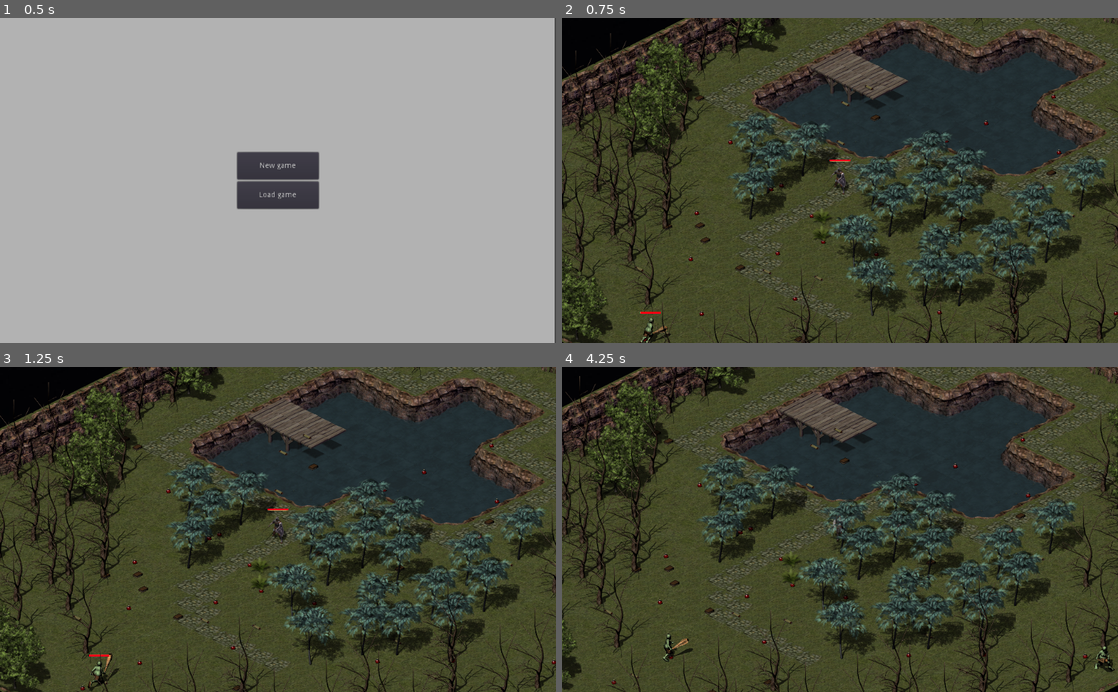
Above: before the commit, frames 1-4 (two rows, left to right).
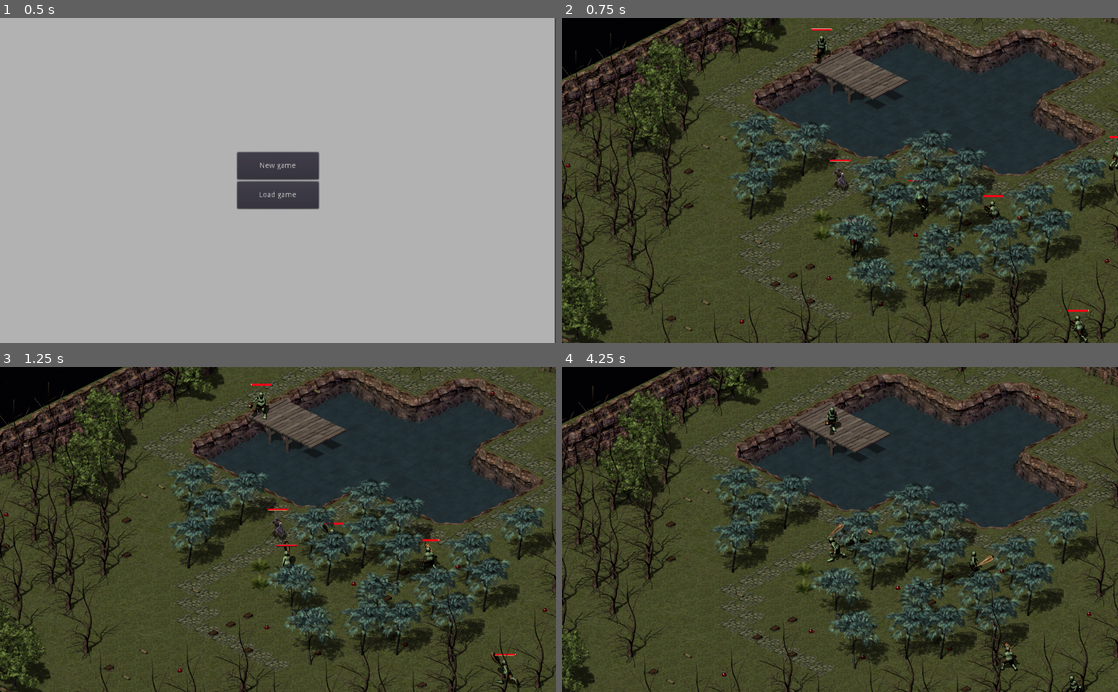
Above: after the commit, the same moments.

Repository: ShinLyan/RPG
Game: Godot game, scene res://scenes/Menu.tscn
The game is run twice, just before and just after one commit, with the same random seed, the same clock (stepped at 60 frames per second) and the same inputs.
Inputs (mouse positions are in pixels of both pictures, inside the frame that each line leads up to):
- Up to frame 1 (0.5 s): no input
- Up to frame 2 (0.75 s): click "New game" at 0.5 s
- Up to frame 3 (1.25 s): no input
- Up to frame 4 (4.25 s): move the mouse to (962, 513) at 1.27 s; hold Right (ui_right) 1.28-2.03 s; hold E (e_click) 1.28-2.03 s; right-click (962, 513) at 1.55 s; move the mouse to (728, 545) at 2.02 s; hold Down (ui_down) 2.03-2.78 s; right-click (728, 545) at 2.1 s; tap E (e_click) at 2.3, 3.6 s; move the mouse to (895, 458) at 2.77 s; hold Right (ui_right) 2.78-3.53 s; hold Alt (Alt) 2.78-3.53 s; right-click (895, 458) at 3.05 s; move the mouse to (812, 594) at 3.52 s; hold Up (ui_up) from 3.53 s (still down)

Frame 1 is identical in both runs. In frame 2, 1.5% of the frame differs, in the area x 0-100%, y 3-100%; in frame 3, 1.5%; in frame 4, 37%, in the area x 0-100%, y 0-100%.

Commit message:
fixed small bugs and added random generation of the position of mobs and objects within the map

Diff:
--- a/Scripts/Character.gd
+++ b/Scripts/Character.gd
@@ -40,11 +40,11 @@
 
 func pick(item):
 	if item.item_name == "hp_potion":
-		self.hp += 10
-		update_hp()
+		if self.hp < self.max_hp:
+			self.hp += 10
+			update_hp()
 	else:
 		self.inventory.add_item(item)
-
 	return true
 ###################################
 
--- a/Scripts/Fire.gd
+++ b/Scripts/Fire.gd
@@ -7,10 +7,11 @@
 export var direction = Vector2()
 
 
+var prev_pos = Vector2()
 
 
 func _physics_process(delta):
-	var prev_pos = position
+	prev_pos = position
 	var collision_info = move_and_collide(velocity.normalized() * delta * SPEED)
 	if velocity != Vector2():
 		if position.distance_to(prev_pos) <= 0.6:
@@ -20,7 +21,8 @@
 
 
 func _ready():
-	$Timer.start(1) # область, которая будет существовать 2 сек
+	$Timer.start(2) # область, которая будет существовать 2 сек
+	$FireArea.connect("fire_damage", self, "delete_fire")
 
 
 func _on_Timer_timeout():
@@ -28,3 +30,9 @@
 	if get_parent() != null:
 		get_parent().remove_child(self)
 		queue_free()
+
+
+func delete_fire():
+	if get_parent() != null:
+		get_parent().remove_child(self)
+		queue_free()
--- a/Scripts/FireArea.gd
+++ b/Scripts/FireArea.gd
@@ -3,29 +3,13 @@
 var damaged = false # урон еще был не нанесен, чтобы урон не нанести дважды
 
 
-func _process(delta):
-	if not damaged and get_overlapping_bodies() != []: # если какое-то тело находится в области
+func _on_FireArea_body_entered(body):
+	if get_overlapping_bodies() != []: # если какое-то тело находится в области
 		for i in get_overlapping_bodies(): # по каждому телу, пересекающимся области проходим
 			if i in get_tree().get_nodes_in_group(GlobalVars.troll_group): # если тело i принадлежит группе троллей
 				i.reduce_hp(10) # наносим урон
-				get_parent().remove_and_skip()
-				queue_free()
+	$Timer2.start(0.1)
 
 
-
-
-"""
-func _on_FireArea_area_entered(area):
-	if not damaged and get_overlapping_bodies() != []: # если какое-то тело находится в области
-		for i in get_overlapping_bodies(): # по каждому телу, пересекающимся области проходим
-
-			print(get_overlapping_bodies())
-
-			if i in get_tree().get_nodes_in_group(GlobalVars.troll_group): # если тело i принадлежит группе троллей
-				i.reduce_hp(10) # наносим урон
-		#damaged = true
-"""
-
-
-func _on_FireArea_body_entered(body):
-	pass
+func _on_Timer2_timeout():
+	emit_signal("fire_damage") # выпускаем сигнал что нужно удалять узел
--- a/Scripts/StartWorld.gd
+++ b/Scripts/StartWorld.gd
@@ -1,4 +1,27 @@
 extends Node2D
+
+
+func _ready():
+	create_file_map()
+	var walkable_cells_list = generate_walkable_cells()
+	create_items(walkable_cells_list)
+	create_trolls(walkable_cells_list)
+
+
+func generate_walkable_cells(): # формирует список точек, по которым можно ходить
+	var obstacles = $YSort/Tree.get_used_cells() # добавляем деревья
+	obstacles += $YSort/Border.get_used_cells() # добавляем стены
+	obstacles += $GroundBottom.get_used_cells() # добавляем озеро
+	obstacles += $Bridge/Bridge.get_used_cells() # добавляем мост
+	var rect = $YSort/Border.get_used_rect()
+	var walkable_cells_list = []
+	for y in range(rect.position[1], rect.position[1] + rect.size[1]):
+		for x in range(rect.position[0], rect.position[0] + rect.size[0]):
+			var point = Vector2(x, y)
+			if point in obstacles:
+				continue
+			walkable_cells_list.append(point)
+	return walkable_cells_list
 
 
 # Инвентарь и предметы
@@ -13,7 +36,7 @@
 	new_item.position = Vector2(x, y)
 
 
-func create_items():
+func create_items(walkable_cells_list = []):
 	var items = [ # список предметов с названиями и связками
 		# предмет, количество предметов в связке, может стакаться или нет
 		["book", 8, {"can_stack":true}],
@@ -22,7 +45,7 @@
 		["coins", 100, {"can_stack":true}]
 		]
 
-	var num_items = 50 # количество генерируемых предметов на карте
+	var num_items = 100 # количество генерируемых предметов на карте
 
 	# генерируем предметы на карте рандомным образом
 	for i in range(num_items):
@@ -39,13 +62,35 @@
 		# передаем список названий
 		new_item.set_item(items[num_rand])
 
-		new_item.position = Vector2(int(rand_range(0, 900)), int(rand_range(0, 500)))
+		# выбираем рандомно ячейку, в которую заспавним предмет
+		var pos_rand = int(rand_range(0, len(walkable_cells_list) - 1))
+		# задаём координаты прдемету
+		new_item.position = transform2dToIso(walkable_cells_list[pos_rand])
 ##########################
 
+func transform2dToIso(VecList):
+	var isoX = VecList[0]
+	var isoY = VecList[1]
+	var X2D = (isoX - isoY) * 32
+	var Y2D = 16 + (isoX + isoY) * 16
+	return Vector2(X2D, Y2D)
 
-func _ready():
-	create_items()
-	create_map()
+
+onready var troll = preload("res://Scenes/Troll.tscn")
+
+
+func create_trolls(walkable_cells_list = []):
+	var num_trolls = 10 # количество генерируемых предметов на карте
+	# генерируем троллей на карте рандомным образом
+	for i in range(num_trolls):
+		# instance - создает объект по примеру исходной сцены
+		var new_troll = troll.instance() # создаём тролля
+		randomize()
+		# выбираем рандомно ячейку, в которую заспавним предмет
+		var pos_rand = int(rand_range(0, len(walkable_cells_list) - 1))
+
+		new_troll.position = transform2dToIso(walkable_cells_list[pos_rand])
+		$YSort.add_child(new_troll)
 
 
 func get_player():
@@ -62,7 +107,7 @@
 
 
 # Создание карты
-func create_map():
+func create_file_map():
 	# выгрузка карты в файл
 	var rect = $YSort/Border.get_used_rect()
 	var matrix = []
--- a/scenes/Fire.tscn
+++ b/scenes/Fire.tscn
@@ -5,10 +5,10 @@
 [ext_resource path="res://Scripts/FireArea.gd" type="Script" id=3]
 
 [sub_resource type="CircleShape2D" id=1]
-radius = 15.0333
+radius = 14.0357
 
 [sub_resource type="CircleShape2D" id=2]
-radius = 28.0
+radius = 18.0278
 
 [node name="Fire" type="KinematicBody2D"]
 script = ExtResource( 2 )
@@ -31,6 +31,8 @@
 [node name="CollisionShape2D" type="CollisionShape2D" parent="FireArea"]
 shape = SubResource( 2 )
 
+[node name="Timer2" type="Timer" parent="FireArea"]
+
 [connection signal="timeout" from="Timer" to="." method="_on_Timer_timeout"]
 [connection signal="area_entered" from="FireArea" to="FireArea" method="_on_FireArea_area_entered"]
 [connection signal="body_entered" from="FireArea" to="FireArea" method="_on_FireArea_body_entered"]
--- a/scenes/Hero.tscn
+++ b/scenes/Hero.tscn
@@ -4893,7 +4893,7 @@
 texture = ExtResource( 4 )
 hframes = 32
 vframes = 8
-frame = 192
+frame = 195
 region_rect = Rect2( 0, 0, 256, 256 )
 
 [node name="Body" type="Sprite" parent="."]
@@ -4901,7 +4901,7 @@
 texture = ExtResource( 2 )
 hframes = 32
 vframes = 8
-frame = 192
+frame = 195
 region_rect = Rect2( 0, 0, 256, 256 )
 
 [node name="Hand" type="Sprite" parent="."]
@@ -4909,7 +4909,7 @@
 texture = ExtResource( 3 )
 hframes = 32
 vframes = 8
-frame = 192
+frame = 195
 region_rect = Rect2( 0, 0, 256, 256 )
 
 [node name="Legs" type="Sprite" parent="."]
@@ -4917,7 +4917,7 @@
 texture = ExtResource( 6 )
 hframes = 32
 vframes = 8
-frame = 192
+frame = 195
 region_rect = Rect2( 0, 0, 256, 256 )
 
 [node name="Feet" type="Sprite" parent="."]
@@ -4925,7 +4925,7 @@
 texture = ExtResource( 5 )
 hframes = 32
 vframes = 8
-frame = 192
+frame = 195
 region_rect = Rect2( 0, 0, 256, 256 )
 
 [node name="Weapon" type="Sprite" parent="."]
@@ -4933,7 +4933,7 @@
 texture = ExtResource( 7 )
 hframes = 32
 vframes = 8
-frame = 192
+frame = 195
 region_rect = Rect2( 0, 0, 256, 256 )
 
 [node name="Shield" type="Sprite" parent="."]
@@ -4941,7 +4941,7 @@
 texture = ExtResource( 1 )
 hframes = 32
 vframes = 8
-frame = 192
+frame = 195
 region_rect = Rect2( 0, 0, 256, 256 )
 
 [node name="AnimationPlayer" type="AnimationPlayer" parent="."]
--- a/scenes/StartWorld.tscn
+++ b/scenes/StartWorld.tscn
@@ -1,9 +1,8 @@
-[gd_scene load_steps=6 format=2]
+[gd_scene load_steps=5 format=2]
 
 [ext_resource path="res://assets/terrains/GrassLand.tres" type="TileSet" id=1]
 [ext_resource path="res://Scenes/Hero.tscn" type="PackedScene" id=2]
 [ext_resource path="res://Scripts/StartWorld.gd" type="Script" id=3]
-[ext_resource path="res://Scenes/Troll.tscn" type="PackedScene" id=4]
 [ext_resource path="res://Sprites/black.jpeg" type="Texture" id=5]
 
 [node name="StartWorld" type="Node2D"]
@@ -78,14 +77,5 @@
 format = 1
 tile_data = PoolIntArray( -1114086, 13, 0, -1048554, 13, 0, -1048547, 13, 0, -983037, 13, 0, -983020, 13, 0, -917498, 1 …(1682 unchanged characters)…
 
-[node name="Troll" parent="YSort" instance=ExtResource( 4 )]
-position = Vector2( 918, 392 )
-
-[node name="Troll2" parent="YSort" instance=ExtResource( 4 )]
-position = Vector2( 713, 543 )
-
-[node name="Troll4" parent="YSort" instance=ExtResource( 4 )]
-position = Vector2( 32, 469 )
-
 [node name="Hero" parent="YSort" instance=ExtResource( 2 )]
 position = Vector2( 387, 184 )
Not shown, changed: .gitignore
